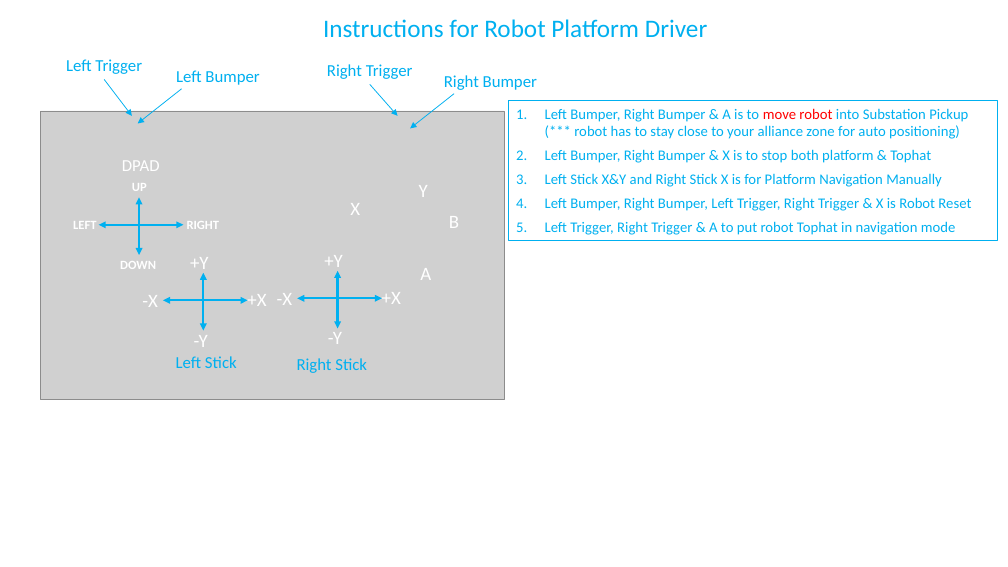
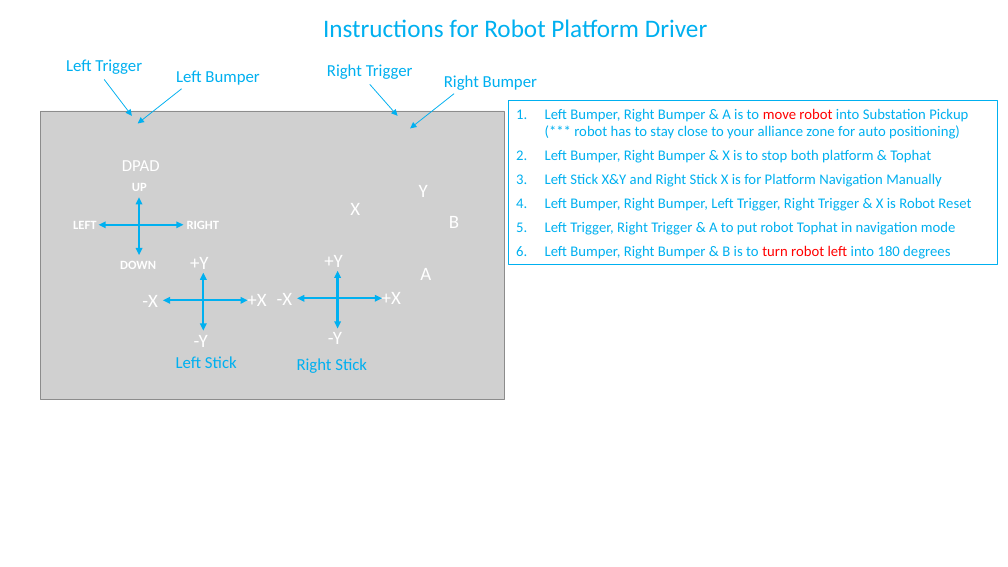
Before and after one commit to SaiabhiramA/ATRoadRunnerV8, a slide deck: slide 1 of ProgrammingDocs/Gamepad_AT_2022_11142022.pptx. Drawn at 1008x567 pixels with LibreOffice and Linux fonts; fonts in the diff are those of the drawing; grey boxes stand for pictures. Boxes give left, top, right and bottom in pixels: in the first picture for what was removed or moved away, otherwise in the second. Text is boxed around its words. In the diff, an @@ line names an element or a change of style, - is before the commit and + after.

```diff
--- a/ProgrammingDocs/Gamepad_AT_2022_11142022.pptx
+++ b/ProgrammingDocs/Gamepad_AT_2022_11142022.pptx
@@ rectangle "Left Bumper, Right Bumper & ...": place and size @@
-rectangle "Left Bumper, Right Bumper & ..." at (509,101,997,240)
+rectangle "Left Bumper, Right Bumper & ..." at (509,101,997,265)
@@ text in rectangle at (545,245,950,259): paragraph added @@
+6. Left Bumper, Right Bumper & B is to turn robot left into 180 degrees
```
Also in this commit, not shown: 3 other files.
